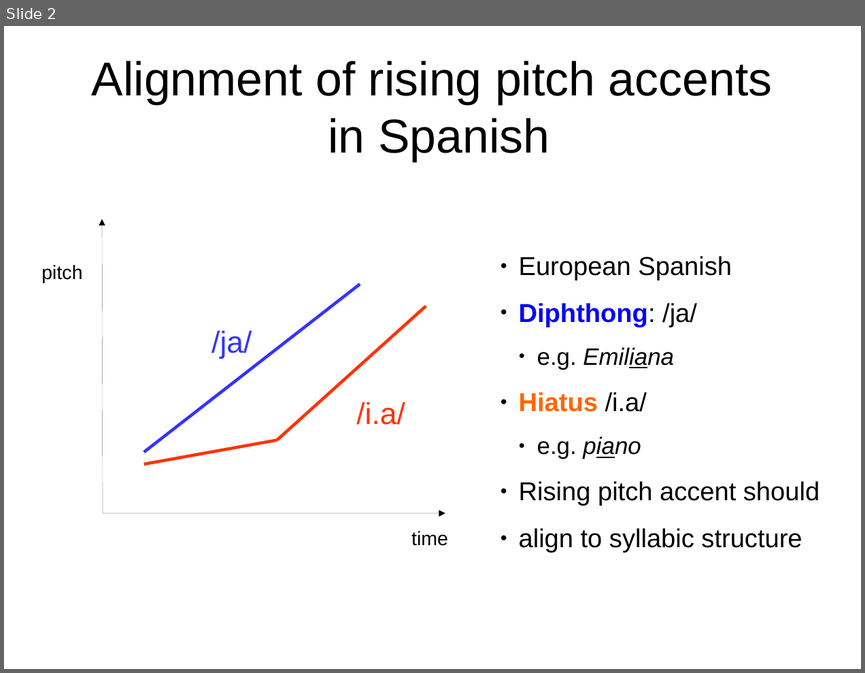
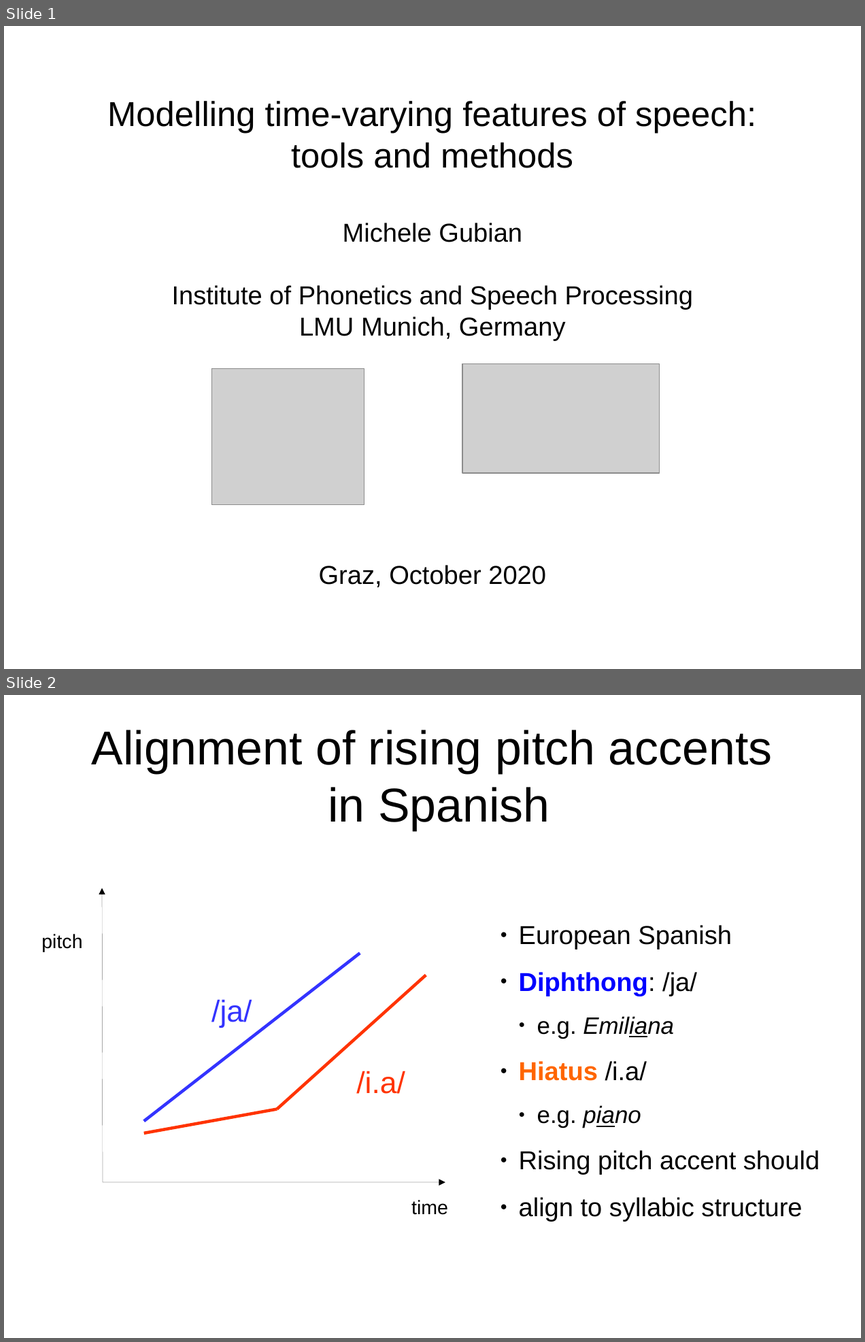
Before and after one commit to uasolo/FPCA-phonetics-workshop, a slide deck: presentations/FPCA-phonetics.odp. Shown one above the other, each under a label of ours: slide 2 before the commit, slides 1 and 2 after it. The pictures are 865x673 and 865x1342 pixels, drawn with LibreOffice and Linux fonts; fonts in the diff are those of the drawing; grey boxes stand for pictures. Boxes give left, top, right and bottom in pixels: in the first picture for what was removed or moved away, otherwise in the second. Text is boxed around its words. In the diff, an @@ line names an element or a change of style, - is before the commit and + after.

```diff
--- a/presentations/FPCA-phonetics.odp
+++ b/presentations/FPCA-phonetics.odp
@@ slide 1 added at (x1=4, y1=26, x2=861, y2=669), background #FFFFFF @@
@@ subtitle added at (x1=107, y1=101, x2=756, y2=587), 24 pt, text #000000 @@
+Modelling time-varying features of speech:
+tools and methods
+Michele Gubian
+Institute of Phonetics and Speech Processing
+LMU Munich, Germany
+Graz, October 2020
@@ picture added at (x1=211, y1=369, x2=364, y2=505) @@
@@ picture added at (x1=463, y1=363, x2=660, y2=473) @@
```
Also in this commit, not shown: 7 slides changed, 2 other slides added, 2 slides removed, 1 other file.
